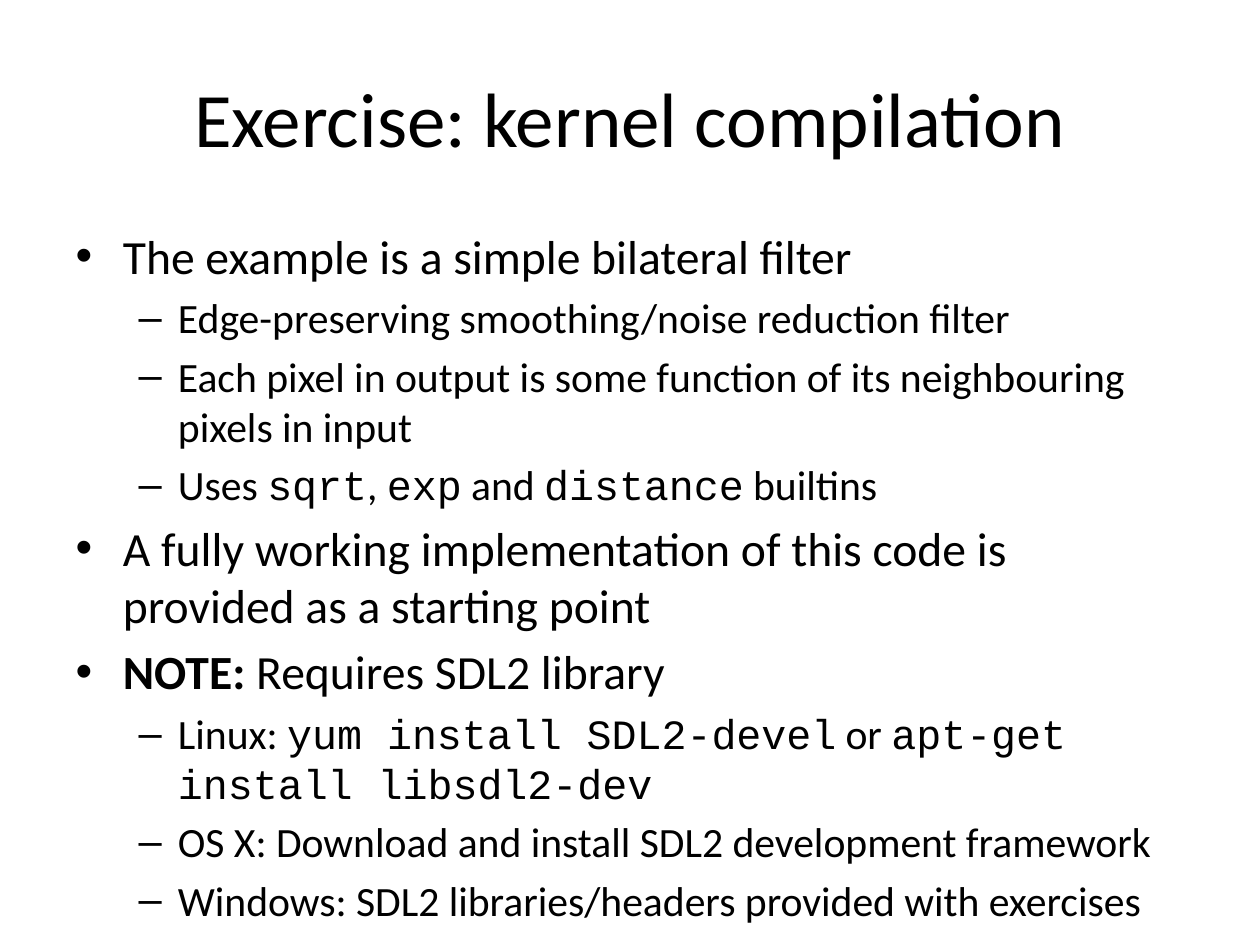
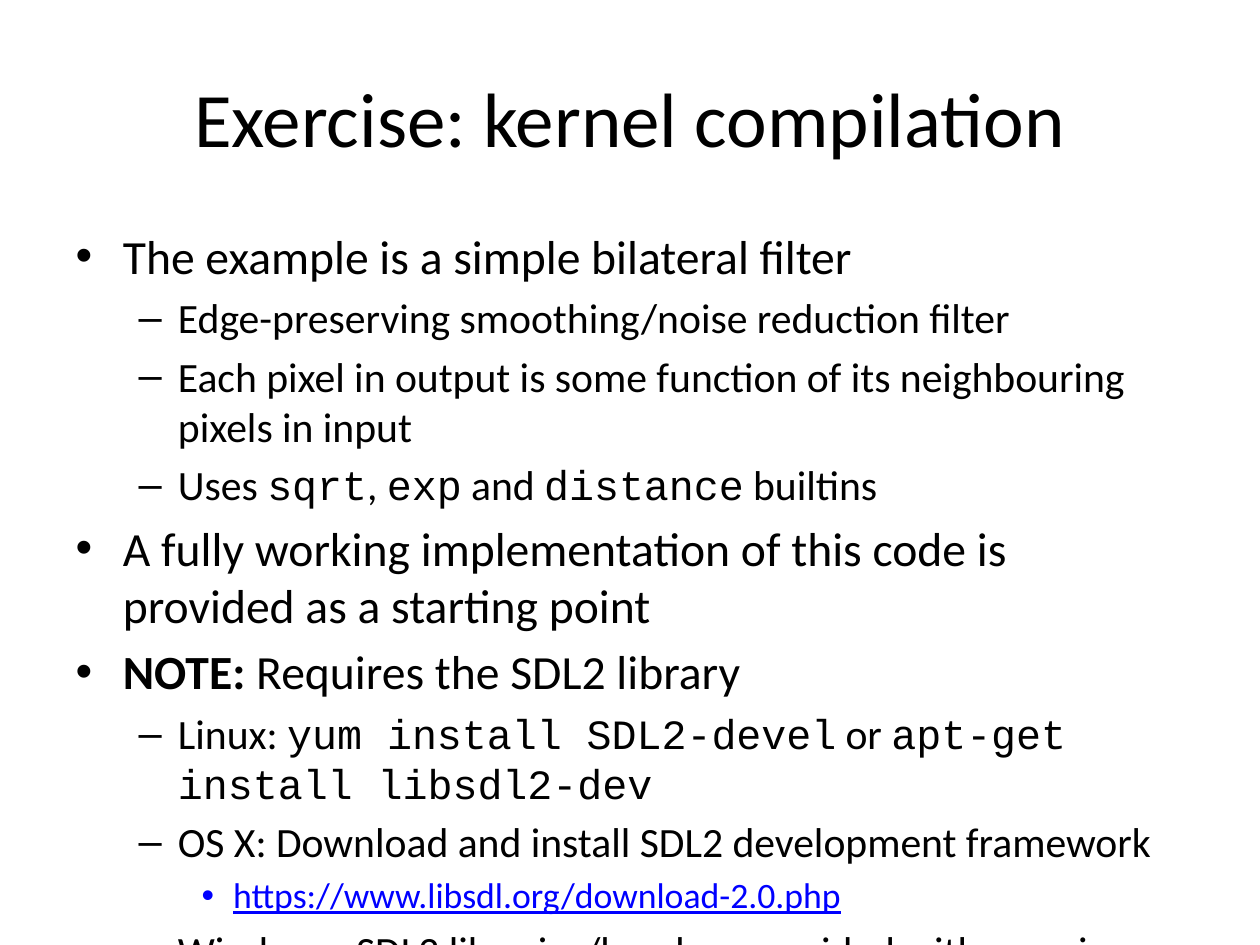
Before and after one commit to UoB-HPC/opencl-training-code, a slide deck: slide 21 of slides/advanced_part2.pptx. Drawn at 1260x945 pixels with LibreOffice and Linux fonts; fonts in the diff are those of the drawing. Boxes give left, top, right and bottom in pixels: in the first picture for what was removed or moved away, otherwise in the second. Text is boxed around its words. In the diff, an @@ line names an element or a change of style, - is before the commit and + after.

```diff
--- a/slides/advanced_part2.pptx
+++ b/slides/advanced_part2.pptx
@@ text at (123, 656, 740, 697): text changed @@
-• NOTE: Requires SDL2 library
+• NOTE: Requires the SDL2 library
@@ text at (233, 883, 841, 914): paragraph added @@
+    • https://www.libsdl.org/download-2.0.php
```
Also in this commit, not shown: 1 other slide changed, 1 slide added.
